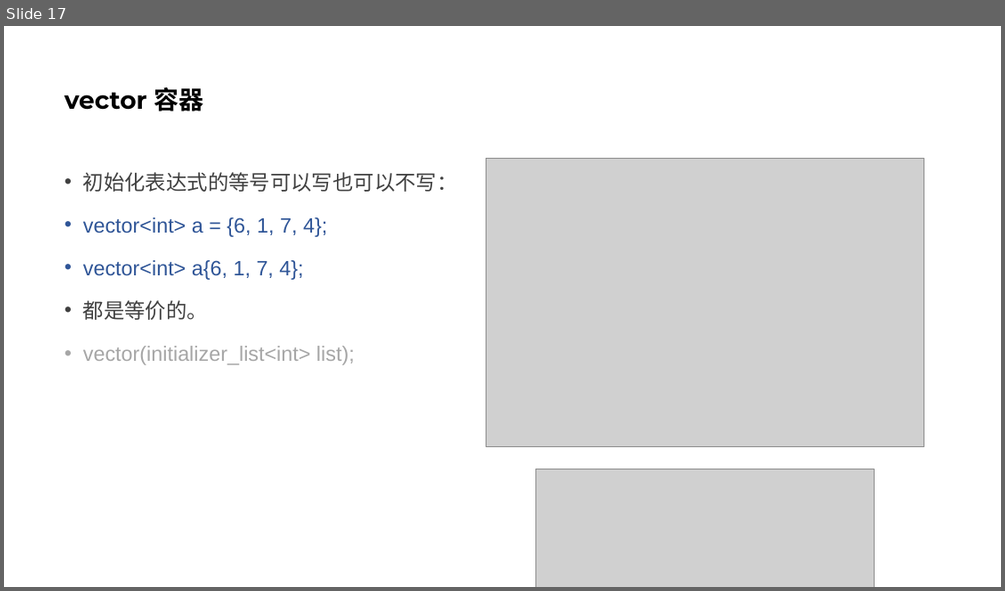
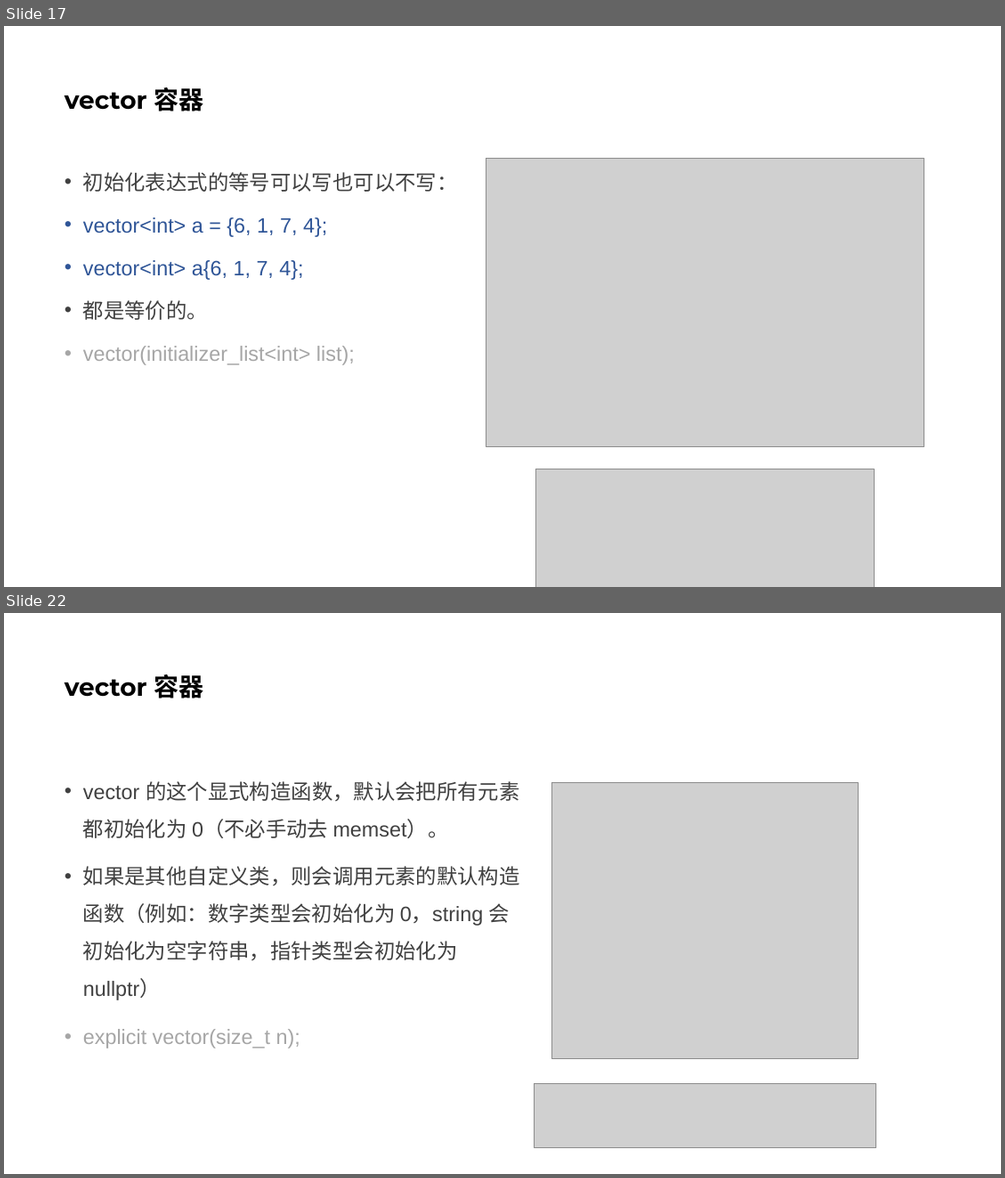
Before and after one commit to parallel101/course, a slide deck: 13/slides.pptx. Shown one above the other, each under a label of ours: slide 17 before the commit, slides 17 and 22 after it; the slides between them are not shown. The pictures are 1005x591 and 1005x1178 pixels, drawn with LibreOffice and Linux fonts; fonts in the diff are those of the drawing; grey boxes stand for pictures. Boxes give left, top, right and bottom in pixels: in the first picture for what was removed or moved away, otherwise in the second. Text is boxed around its words. In the diff, an @@ line names an element or a change of style, - is before the commit and + after.

Commit message:
add vector slides

```diff
--- a/13/slides.pptx
+++ b/13/slides.pptx
@@ slide 22 added at bbox=[4, 613, 1001, 1174], background #FFFFFF @@
@@ title added at bbox=[65, 674, 204, 698], 24 pt, text #000000, bold @@
+vector 容器
@@ text added at bbox=[83, 781, 520, 1048], 20 pt, text #404040 @@
+• vector 的这个显式构造函数，默认会把所有元素都初始化为 0（不必手动去 memset）。
+• 如果是其他自定义类，则会调用元素的默认构造函数（例如：数字类型会初始化为 0，string 会初始化为空字符串，指针类型会初始化为 nullptr）
+• explicit vector(size_t n);
@@ picture added at bbox=[552, 782, 858, 1058] @@
@@ picture added at bbox=[534, 1084, 875, 1148] @@
```
Also in this commit, not shown: 1 slide changed, 5 other slides added, 6 other files.
